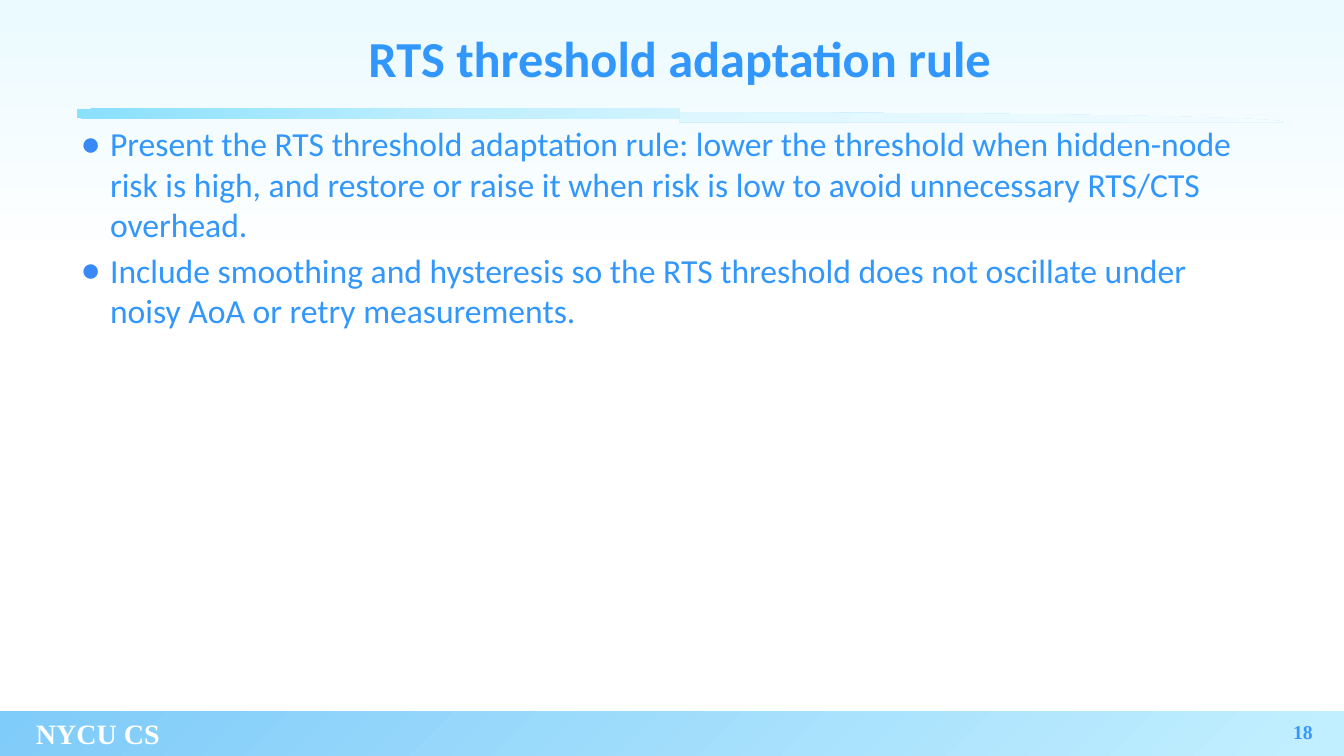
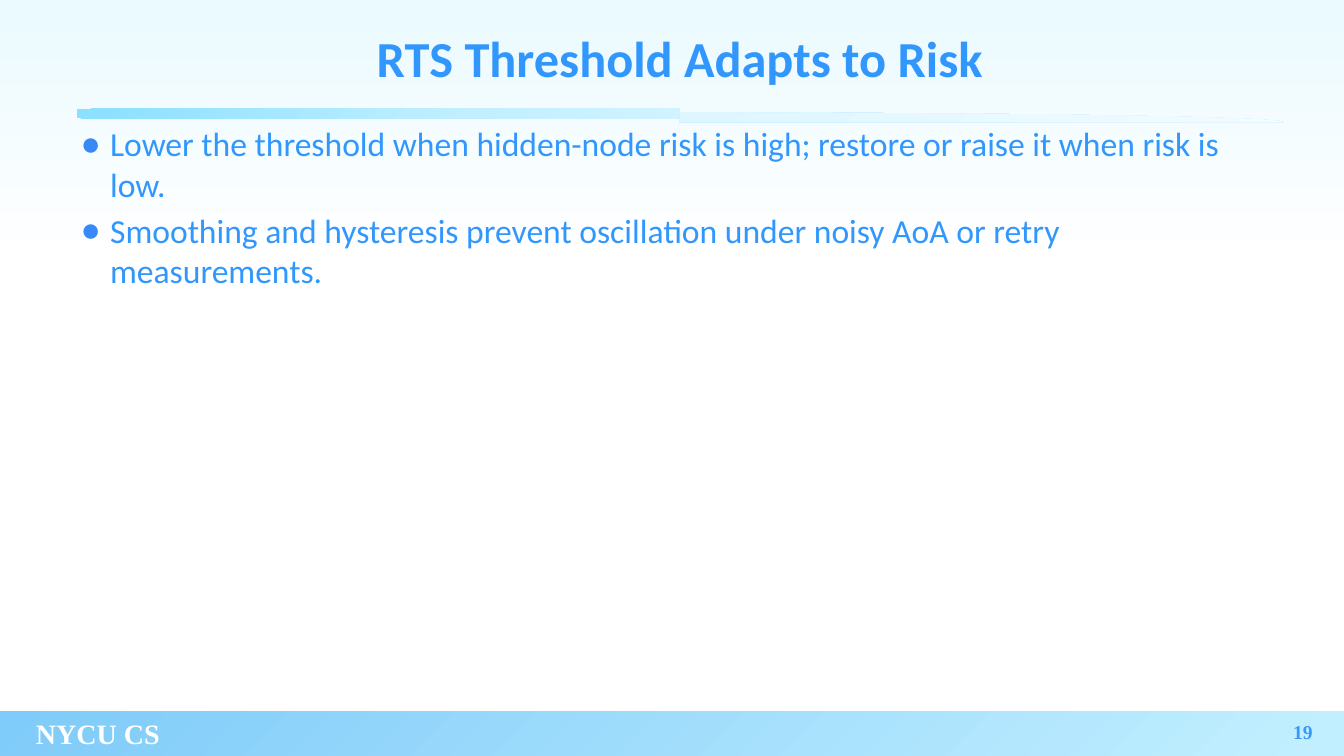
Before and after one commit to xoxonut/thesis, a slide deck: slide 19 of thesis_filled.pptx (slide 18 before the commit). Drawn at 1344x756 pixels with LibreOffice and Linux fonts; fonts in the diff are those of the drawing; background and template pictures are left out. Boxes give left, top, right and bottom in pixels: in the first picture for what was removed or moved away, otherwise in the second. Text is boxed around its words. In the diff, an @@ line names an element or a change of style, - is before the commit and + after.

```diff
--- a/thesis_filled.pptx
+++ b/thesis_filled.pptx
@@ title at [377,41,983,85]: text changed @@
-RTS threshold adaptation rule
+RTS Threshold Adapts to Risk
@@ text at [110,132,1219,284]: text changed @@
-● Present the RTS threshold adaptation rule: lower the threshold when hidden-node risk is high, and restore or raise it when risk is low to avoid unnecessary RTS/CTS overhead.
-● Include smoothing and hysteresis so the RTS threshold does not oscillate under noisy AoA or retry measurements.
+● Lower the threshold when hidden-node risk is high; restore or raise it when risk is low.
+● Smoothing and hysteresis prevent oscillation under noisy AoA or retry measurements.
@@ page number at [1293,726,1313,739]: text changed @@
-18
+19
```
Also in this commit, not shown: 13 other slides changed, 2 slides added, 1 slide removed, 2 other files.
